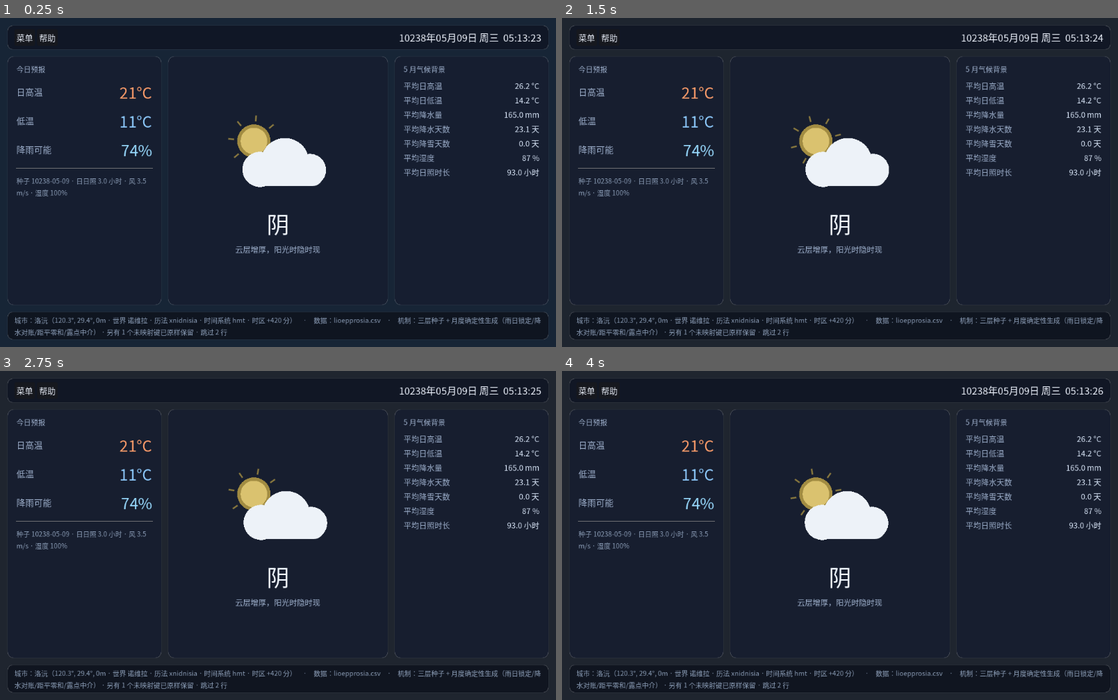
Above: before the commit, frames 1-4 (two rows, left to right).
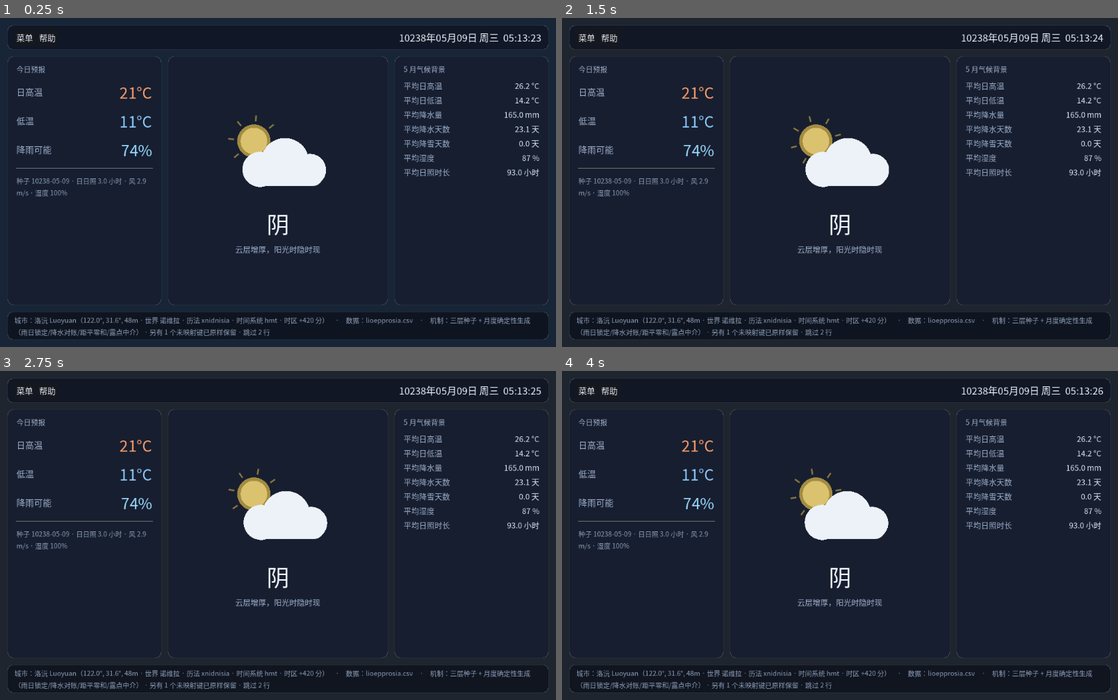
Above: after the commit, the same moments.

Repository: Xlonia/FictForecast
Game: Godot game, scene res://scenes/main.tscn
The game is run twice, just before and just after one commit, with the same random seed, the same clock (stepped at 60 frames per second) and the same inputs.
Inputs (mouse positions are in pixels of both pictures, inside the frame that each line leads up to):
- Up to frame 1 (0.25 s): no input
- Up to frame 2 (1.5 s): tap Enter at 0.5 s; move the mouse to (962, 166) at 0.52 s; click (962, 166) at 0.67 s; drag from (728, 198) to (812, 248) at 1.27 s
- Up to frame 3 (2.75 s): tap Space at 2 s; move the mouse to (333, 463) at 2.02 s; click (333, 463) at 2.17 s
- Up to frame 4 (4 s): tap Enter at 2.75 s; drag from (812, 601) to (673, 486) at 2.77 s; move the mouse to (1006, 584) at 3.52 s; click (1006, 584) at 3.67 s

The runs differ from the first frame. In frame 1, 1.4% of the frame differs, in the area x 2-98%, y 48-97%; in frame 2, 1.4%; in frame 3, 1.4%; in frame 4, 1.4%.

Commit message:
m3.9: 0.0.1classic closing batch - map import, city subtitle lang, map-anchored new cities, single-instance editor lock, Gregorian calendar

Diff:
--- a/Cities/lioepprosia.json
+++ b/Cities/lioepprosia.json
@@ -1,11 +1,14 @@
 {
-	"alti": 0.0,
+	"alti": 48.0,
+	"anchor": "map",
 	"calendar": "xnidnisia",
 	"effects": {},
-	"lati": 29.38,
-	"long": 120.3,
+	"lati": 31.58,
+	"long": 121.95,
+	"map_x": 0.7437,
+	"map_y": 0.3325,
 	"times": "hmt",
-	"timez": 420,
+	"timez": 420.0,
 	"wallpaper": {},
 	"world": "Novera"
 }
--- a/Cities/myksolonia.json
+++ b/Cities/myksolonia.json
@@ -1,11 +1,14 @@
 {
-	"alti": 0.0,
+	"alti": 137.0,
+	"anchor": "latlong",
 	"calendar": "xnidnisia",
 	"effects": {},
 	"lati": 34.61,
 	"long": 114.04,
+	"map_x": 0.0,
+	"map_y": 0.0,
 	"times": "hmt",
-	"timez": 420,
+	"timez": 420.0,
 	"wallpaper": {},
 	"world": "Novera"
 }
--- a/Worlds/Novera.json
+++ b/Worlds/Novera.json
@@ -15,9 +15,11 @@
 	],
 	"day_hours": 24.0,
 	"map": {
-		"center_long": 33.32,
+		"center_long": 34.22,
 		"image": "D:/Hyomumoene/temp/novera_cviduja - 副本.png",
-		"lat_limit": 70.0,
+		"lat_bottom": -70.0,
+		"lat_top": 70.0,
+		"lon_span": 360.0,
 		"projection": "mercator"
 	},
 	"month_smoothing": 0.5,
--- /dev/null
+++ b/scenes/calendar.tscn
@@ -0,0 +1,125 @@
+[gd_scene load_steps=3 format=3]
+
+[ext_resource type="Script" path="res://scripts/calendar_panel.gd" id="1_cal"]
+[ext_resource type="Theme" path="res://theme/main_theme.tres" id="2_theme"]
+
+[node name="Calendar" type="Window"]
+title = "日历"
+size = Vector2i(400, 372)
+visible = false
+unresizable = true
+transient = true
+wrap_controls = true
+theme = ExtResource("2_theme")
+script = ExtResource("1_cal")
+
+[node name="Panel" type="PanelContainer" parent="."]
+layout_mode = 3
+anchors_preset = 15
+anchor_right = 1.0
+anchor_bottom = 1.0
+grow_horizontal = 2
+grow_vertical = 2
+
+[node name="Column" type="VBoxContainer" parent="Panel"]
+custom_minimum_size = Vector2(380, 0)
+layout_mode = 2
+theme_override_constants/separation = 10
+
+[node name="Header" type="HBoxContainer" parent="Panel/Column"]
+layout_mode = 2
+theme_override_constants/separation = 8
+
+[node name="PrevBtn" type="Button" parent="Panel/Column/Header"]
+layout_mode = 2
+tooltip_text = "上一月"
+text = "◀"
+
+[node name="MonthLabel" type="Label" parent="Panel/Column/Header"]
+layout_mode = 2
+size_flags_horizontal = 3
+theme_override_colors/font_color = Color(0.95, 0.97, 1, 1)
+theme_override_font_sizes/font_size = 18
+horizontal_alignment = 1
+text = "—"
+
+[node name="NextBtn" type="Button" parent="Panel/Column/Header"]
+layout_mode = 2
+tooltip_text = "下一月"
+text = "▶"
+
+[node name="WeekRow" type="GridContainer" parent="Panel/Column"]
+layout_mode = 2
+columns = 7
+theme_override_constants/h_separation = 4
+
+[node name="W0" type="Label" parent="Panel/Column/WeekRow"]
+custom_minimum_size = Vector2(50, 0)
+layout_mode = 2
+theme_override_colors/font_color = Color(0.62, 0.69, 0.8, 1)
+horizontal_alignment = 1
+text = "周日"
+
+[node name="W1" type="Label" parent="Panel/Column/WeekRow"]
+custom_minimum_size = Vector2(50, 0)
+layout_mode = 2
+theme_override_colors/font_color = Color(0.62, 0.69, 0.8, 1)
+horizontal_alignment = 1
+text = "周一"
+
+[node name="W2" type="Label" parent="Panel/Column/WeekRow"]
+custom_minimum_size = Vector2(50, 0)
+layout_mode = 2
+theme_override_colors/font_color = Color(0.62, 0.69, 0.8, 1)
+horizontal_alignment = 1
+text = "周二"
+
+[node name="W3" type="Label" parent="Panel/Column/WeekRow"]
+custom_minimum_size = Vector2(50, 0)
+layout_mode = 2
+theme_override_colors/font_color = Color(0.62, 0.69, 0.8, 1)
+horizontal_alignment = 1
+text = "周三"
+
+[node name="W4" type="Label" parent="Panel/Column/WeekRow"]
+custom_minimum_size = Vector2(50, 0)
+layout_mode = 2
+theme_override_colors/font_color = Color(0.62, 0.69, 0.8, 1)
+horizontal_alignment = 1
+text = "周四"
+
+[node name="W5" type="Label" parent="Panel/Column/WeekRow"]
+custom_minimum_size = Vector2(50, 0)
+layout_mode = 2
+theme_override_colors/font_color = Color(0.62, 0.69, 0.8, 1)
+horizontal_alignment = 1
+text = "周五"
+
+[node name="W6" type="Label" parent="Panel/Column/WeekRow"]
+custom_minimum_size = Vector2(50, 0)
+layout_mode = 2
+theme_override_colors/font_color = Color(0.62, 0.69, 0.8, 1)
+horizontal_alignment = 1
+text = "周六"
+
+[node name="DayGrid" type="GridContainer" parent="Panel/Column"]
+layout_mode = 2
+columns = 7
+theme_override_constants/h_separation = 4
+theme_override_constants/v_separation = 4
+
+[node name="Footer" type="HBoxContainer" parent="Panel/Column"]
+layout_mode = 2
+theme_override_constants/separation = 8
+
+[node name="NowBtn" type="Button" parent="Panel/Column/Footer"]
+layout_mode = 2
+text = "回到现在"
+
+[node name="Spacer" type="Control" parent="Panel/Column/Footer"]
+layout_mode = 2
+size_flags_horizontal = 3
+
+[node name="CloseBtn" type="Button" parent="Panel/Column/Footer"]
+layout_mode = 2
+text = "关闭"
--- a/scenes/editor.tscn
+++ b/scenes/editor.tscn
@@ -709,6 +709,12 @@
 layout_mode = 2
 text = "加载参考图…"
 
+[node name="MapImportCheck" type="CheckBox" parent="Root/Column/Tabs/MapTab/MapTop"]
+layout_mode = 2
+tooltip_text = "导入参考图时复制一份到工程目录 Maps/<世界ID>/ 下、并存相对路径——世界文件夹整体拷走即可分享；取消勾选则直接记录原路径"
+button_pressed = true
+text = "导入时复制到工程（Maps/<世界>/）"
+
 [node name="MapCfg" type="HBoxContainer" parent="Root/Column/Tabs/MapTab"]
 layout_mode = 2
 theme_override_constants/separation = 8
--- a/scenes/main.tscn
+++ b/scenes/main.tscn
@@ -4,6 +4,7 @@
 [ext_resource type="Script" path="res://scripts/weather_icon.gd" id="2_icon"]
 [ext_resource type="Theme" path="res://theme/main_theme.tres" id="3_theme"]
 [ext_resource type="PackedScene" path="res://scenes/preferences.tscn" id="4_prefs"]
+[ext_resource type="PackedScene" path="res://scenes/calendar.tscn" id="5_cal"]
 
 [sub_resource type="StyleBoxFlat" id="sb_panel"]
 content_margin_left = 18.0
@@ -253,3 +254,5 @@
 autowrap_mode = 3
 
 [node name="Preferences" parent="." instance=ExtResource("4_prefs")]
+
+[node name="Calendar" parent="." instance=ExtResource("5_cal")]
--- a/scenes/preferences.tscn
+++ b/scenes/preferences.tscn
@@ -16,7 +16,7 @@
 
 [node name="Preferences" type="Window"]
 title = "偏好设置"
-size = Vector2i(458, 372)
+size = Vector2i(458, 414)
 visible = false
 unresizable = true
 transient = true
@@ -89,6 +89,20 @@
 layout_mode = 2
 size_flags_horizontal = 3
 
+[node name="SubRow" type="HBoxContainer" parent="Panel/Column"]
+layout_mode = 2
+theme_override_constants/separation = 10
+
+[node name="SubKey" type="Label" parent="Panel/Column/SubRow"]
+custom_minimum_size = Vector2(180, 0)
+layout_mode = 2
+theme_override_colors/font_color = Color(0.62, 0.69, 0.8, 1)
+text = "城市副标题语言"
+
+[node name="SubPick" type="OptionButton" parent="Panel/Column/SubRow"]
+layout_mode = 2
+size_flags_horizontal = 3
+
 [node name="OpacityRow" type="HBoxContainer" parent="Panel/Column"]
 layout_mode = 2
 theme_override_constants/separation = 10
--- /dev/null
+++ b/scripts/calendar_panel.gd
@@ -0,0 +1,89 @@
+extends Window
+## 日历（公历，0.0.1 收官批复）：月视图网格，点日期跳转——保留当日的时刻，只换日期。
+## 嵌在主窗口内的子窗口（随主程序关闭）。跳转由主界面执行（本窗口只发信号）；
+## “回到现在”同主菜单的「恢复现在」。
+
+signal date_picked(year: int, month: int, day: int)
+signal now_requested
+
+var _year := 2026
+var _month := 1
+var _current := {"year": 0, "month": 0, "day": 0}   # 主界面正在显示的那天（高亮用）
+
+@onready var prev_btn: Button = $Panel/Column/Header/PrevBtn
+@onready var next_btn: Button = $Panel/Column/Header/NextBtn
+@onready var month_label: Label = $Panel/Column/Header/MonthLabel
+@onready var day_grid: GridContainer = $Panel/Column/DayGrid
+@onready var now_btn: Button = $Panel/Column/Footer/NowBtn
+@onready var close_btn: Button = $Panel/Column/Footer/CloseBtn
+
+
+func _ready() -> void:
+	close_btn.pressed.connect(hide)
+	now_btn.pressed.connect(_on_now)
+	prev_btn.pressed.connect(_go_month.bind(-1))
+	next_btn.pressed.connect(_go_month.bind(1))
+
+
+func _unhandled_key_input(event: InputEvent) -> void:
+	if visible and event.is_action_pressed("ui_cancel"):
+		hide()
+
+
+## 打开：current = 主界面正在显示的 {year, month, day}（高亮）。
+func open(current: Dictionary) -> void:
+	_current = current.duplicate()
+	_year = int(current.get("year", 2026))
+	_month = int(current.get("month", 1))
+	_rebuild()
+	if visible:
+		grab_focus()
+	else:
+		popup_centered()
+
+
+func _go_month(delta: int) -> void:
+	_month += delta
+	if _month < 1:
+		_month = 12
+		_year -= 1
+	elif _month > 12:
+		_month = 1
+		_year += 1
+	_rebuild()
+
+
+func _on_now() -> void:
+	now_requested.emit()
+	hide()
+
+
+func _rebuild() -> void:
+	month_label.text = UiText.f("%d 年 %d 月", [_year, _month])
+	for c in day_grid.get_children():
+		day_grid.remove_child(c)
+		c.queue_free()
+	var main := get_parent()  # 主界面控制器：借用它的星期算法（0=周日）
+	var lead := 0
+	if main != null and main.get("_weekday") != null:
+		lead = main._weekday(_year, _month, 1)
+	for i in lead:
+		var pad := Control.new()
+		pad.custom_minimum_size = Vector2(44, 30)
+		day_grid.add_child(pad)
+	var days: int = WeatherEngine._days_in_month(_year, _month)
+	for d in range(1, days + 1):
+		var btn := Button.new()
+		btn.text = str(d)
+		btn.custom_minimum_size = Vector2(44, 30)
+		var is_current: bool = int(_current.get("year", 0)) == _year \
+				and int(_current.get("month", 0)) == _month and int(_current.get("day", 0)) == d
+		if is_current:
+			btn.add_theme_color_override("font_color", Color(1.0, 0.72, 0.3))
+		var day := d
+		btn.pressed.connect(func() -> void:
+			date_picked.emit(_year, _month, day)
+			_current = {"year": _year, "month": _month, "day": day}
+			_rebuild()
+			hide())
+		day_grid.add_child(btn)
--- a/scripts/dev_selftest.gd
+++ b/scripts/dev_selftest.gd
@@ -346,6 +346,21 @@
 	SettingsStore._font_cache.clear()
 	DirAccess.remove_absolute(def_path)
 	SettingsStore.invalidate_localization_cache()
+
+	# —— 17. m3.9 收官：城市锚定迁移 / 单实例锁 ——
+	_check(str(SettingsStore.load_city("__no_such_city__").get("anchor", "")) == "map",
+			"新城市（无文件）默认锚定图上位置（收官批复）")
+	var legacy_path := SettingsStore.CITIES_DIR.path_join("__selftest_city__.json")
+	SettingsStore._save_json(legacy_path, {"world": "Novera", "lati": 1.0, "long": 2.0})  # 旧式：无 anchor
+	_check(str(SettingsStore.load_city("__selftest_city__").get("anchor", "")) == "latlong",
+			"旧城市文件缺 anchor → 迁移为经纬度锁定（不挪老城市）")
+	DirAccess.remove_absolute(legacy_path)
+	_check(str(SettingsStore.PREFS_DEFAULTS.get("city_sub_lang", "")) == "en",
+			"偏好骨架：城市副标题语言默认英语")
+	_check(bool(SettingsStore.PREFS_DEFAULTS.get("map_import_copy", false)),
+			"偏好骨架：参考图导入默认复制进工程")
+	var lock_pid := SettingsStore.editor_lock_pid()
+	_check(lock_pid == 0 or OS.is_process_running(lock_pid), "编辑器锁读取安全（无残留或进程存活）")
 	_finish()
 
 
--- a/scripts/main.gd
+++ b/scripts/main.gd
@@ -20,6 +20,7 @@
 const ID_EDITOR := 103
 const ID_RESUME_NOW := 104
 const ID_PREFS := 105
+const ID_CALENDAR := 106
 const ID_QUIT := 102
 const ID_HELP_GUIDE := 200
 const ID_HELP_ABOUT := 201
@@ -34,9 +35,10 @@
 const MI_RELOAD := 2
 const MI_NEXT_DAY := 3
 const MI_RESUME := 4
-const MI_EDITOR := 5
-const MI_PREFS := 6
-const MI_QUIT := 8
+const MI_CALENDAR := 5
+const MI_EDITOR := 6
+const MI_PREFS := 7
+const MI_QUIT := 9
 
 # 「界面背景不透明度」作用的五个面板
 const PANEL_PATHS := [
@@ -146,6 +148,7 @@
 
 @onready var background: ColorRect = $Background
 @onready var prefs_panel: Window = $Preferences
+@onready var calendar_panel: Window = $Calendar
 @onready var menu_bar: MenuBar = $Margin/Column/TopBar/HBox/MenuBar
 @onready var clock_label: Label = $Margin/Column/TopBar/HBox/Clock
 @onready var high_value: Label = $Margin/Column/Body/StatsPanel/StatsBox/HighRow/HighValue
@@ -188,6 +191,10 @@
 	add_child(_prefs_save_timer)
 	prefs_panel.prefs = prefs
 	prefs_panel.preference_changed.connect(_on_preference_changed)
+	calendar_panel.date_picked.connect(_on_calendar_day_picked)
+	calendar_panel.now_requested.connect(func() -> void:
+		_apply_world_time()
+		_update_clock())
 	# m3 批复小修：启动时容器可能未随字体度量完成重排（面板排开），延迟强制重排
 	await get_tree().process_frame
 	await get_tree().process_frame
@@ -479,6 +486,7 @@
 	main_menu.add_item("", ID_RELOAD)
 	main_menu.add_item("", ID_NEXT_DAY)
 	main_menu.add_item("", ID_RESUME_NOW)
+	main_menu.add_item("", ID_CALENDAR)
 	main_menu.add_item("", ID_EDITOR)
 	main_menu.add_item("", ID_PREFS)
 	main_menu.add_separator()
@@ -503,6 +511,7 @@
 	main_menu.set_item_text(MI_RELOAD, UiText.t("重新加载气候数据"))
 	main_menu.set_item_text(MI_NEXT_DAY, UiText.t("跳到下一日"))
 	main_menu.set_item_text(MI_RESUME, UiText.t("恢复现在"))
+	main_menu.set_item_text(MI_CALENDAR, UiText.t("日历…"))
 	main_menu.set_item_text(MI_EDITOR, UiText.t("设置编辑器"))
 	main_menu.set_item_text(MI_PREFS, UiText.t("偏好设置…"))
 	main_menu.set_item_text(MI_QUIT, UiText.t("退出"))
@@ -556,6 +565,8 @@
 		ID_RESUME_NOW:
 			_apply_world_time()
 			_update_clock()
+		ID_CALENDAR:
+			calendar_panel.open(sim_date.duplicate())
 		ID_EDITOR:
 			_open_settings_editor()
 		ID_PREFS:
@@ -642,15 +653,42 @@
 
 
 ## 城市显示名：按「城市名称语言」读 Localization/<语言>.yaml，缺失回退 zh，再回退文件名。
+## 「城市副标题语言」留空以外时在主名后面补小字副名（同名 / 同语言 / 缺译文时不补）。
 func _city_label(id: String) -> String:
 	var n := SettingsStore.city_display_name(id, str(prefs.get("city_name_lang", "zh")))
-	return n if not n.is_empty() else id.capitalize()
+	if n.is_empty():
+		n = id.capitalize()
+	var sub := _city_sub_label(id, n)
+	return n if sub.is_empty() else "%s %s" % [n, sub]
+
+
+func _city_sub_label(id: String, main_name: String) -> String:
+	var lang := str(prefs.get("city_sub_lang", "en"))
+	if lang.is_empty() or lang == str(prefs.get("city_name_lang", "zh")):
+		return ""
+	var s := SettingsStore.city_display_name(id, lang)
+	return s if not s.is_empty() and s != main_name else ""
 
 
 # —— 偏好设置（非独立窗口：嵌入主窗口的子窗口 scenes/preferences.tscn）——
 
 func _open_preferences() -> void:
 	prefs_panel.open()
+
+
+## 日历跳转：换算目标日期与现实锚定日期的秒差加到世界时钟上——当日的时刻（几点几分）保持不变。
+func _on_calendar_day_picked(year: int, month: int, day: int) -> void:
+	var cur := Time.get_unix_time_from_datetime_dict({
+		"year": int(sim_date.year), "month": int(sim_date.month), "day": int(sim_date.day),
+		"hour": 0, "minute": 0, "second": 0,
+	})
+	var tgt := Time.get_unix_time_from_datetime_dict({
+		"year": year, "month": month, "day": day,
+		"hour": 0, "minute": 0, "second": 0,
+	})
+	sim_unix += float(tgt - cur)
+	_sync_date_from_clock()
+	_update_clock()
 
 
 func _on_preference_changed(key: String) -> void:
@@ -673,6 +711,11 @@
 			_rebuild_city_menu()
 			_refresh_day()
 			_save_prefs()
+		"city_sub_lang":
+			SettingsStore.invalidate_localization_cache()
+			_rebuild_city_menu()
+			_refresh_day()
+			_save_prefs()
 		"panel_opacity":
 			_apply_panel_opacity()
 			_prefs_save_timer.start()
--- a/scripts/preferences_panel.gd
+++ b/scripts/preferences_panel.gd
@@ -12,6 +12,7 @@
 @onready var city_pick: OptionButton = $Panel/Column/CityRow/CityPick
 @onready var ui_pick: OptionButton = $Panel/Column/UiRow/UiPick
 @onready var lang_pick: OptionButton = $Panel/Column/LangRow/LangPick
+@onready var sub_pick: OptionButton = $Panel/Column/SubRow/SubPick
 @onready var opacity_slider: HSlider = $Panel/Column/OpacityRow/OpacitySlider
 @onready var opacity_value: Label = $Panel/Column/OpacityRow/OpacityValue
 @onready var close_btn: Button = $Panel/Column/Buttons/CloseBtn
@@ -22,6 +23,7 @@
 	city_pick.item_selected.connect(_on_city_picked)
 	ui_pick.item_selected.connect(_on_ui_picked)
 	lang_pick.item_selected.connect(_on_lang_picked)
+	sub_pick.item_selected.connect(_on_sub_picked)
 	opacity_slider.value_changed.connect(_on_opacity_changed)
 
 
@@ -52,6 +54,7 @@
 
 	_fill_lang_pick(ui_pick, str(prefs.get("ui_lang", "zh")))
 	_fill_lang_pick(lang_pick, name_lang)
+	_fill_sub_pick(str(prefs.get("city_sub_lang", "en")))
 
 	opacity_slider.set_value_no_signal(float(prefs.get("panel_opacity", 0.9)))
 	_show_opacity()
@@ -70,6 +73,22 @@
 		pick.add_item(UiText.f("%s（%s）", [disp, lang]) if disp != lang else lang, 0)
 		pick.set_item_metadata(pick.item_count - 1, lang)
 	_select(pick, current_lang)
+
+
+## 副标题语言下拉框：首项“不显示”（留空），其余为语言。
+func _fill_sub_pick(current_lang: String) -> void:
+	sub_pick.clear()
+	sub_pick.add_item(UiText.t("（不显示）"), 0)
+	sub_pick.set_item_metadata(0, "")
+	var langs := SettingsStore.list_languages()
+	if not current_lang.is_empty() and not langs.has(current_lang):
+		langs.append(current_lang)
+	langs.sort()
+	for lang in langs:
+		var disp := SettingsStore.language_display_name(lang)
+		sub_pick.add_item(UiText.f("%s（%s）", [disp, lang]) if disp != lang else lang, 0)
+		sub_pick.set_item_metadata(sub_pick.item_count - 1, lang)
+	_select(sub_pick, current_lang)
 
 
 func _select(pick: OptionButton, meta: String) -> void:
@@ -110,6 +129,11 @@
 	_sync()  # 偏好城市下拉框里的名字要换成新语言
 
 
+func _on_sub_picked(index: int) -> void:
+	prefs["city_sub_lang"] = str(sub_pick.get_item_metadata(index))
+	preference_changed.emit("city_sub_lang")
+
+
 func _on_opacity_changed(v: float) -> void:
 	prefs["panel_opacity"] = v
 	_show_opacity()
--- a/scripts/settings_editor.gd
+++ b/scripts/settings_editor.gd
@@ -93,6 +93,7 @@
 @onready var map_world_pick: OptionButton = $Root/Column/Tabs/MapTab/MapTop/MapWorldPick
 @onready var map_city_pick: OptionButton = $Root/Column/Tabs/MapTab/MapTop/MapCityPick
 @onready var map_load_btn: Button = $Root/Column/Tabs/MapTab/MapTop/MapLoadBtn
+@onready var map_import_check: CheckBox = $Root/Column/Tabs/MapTab/MapTop/MapImportCheck
 @onready var map_proj_pick: OptionButton = $Root/Column/Tabs/MapTab/MapCfg/MapProjPick
 @onready var map_lat_top_spin: SpinBox = $Root/Column/Tabs/MapTab/MapCfg/MapLatTopSpin
 @onready var map_lat_bottom_spin: SpinBox = $Root/Column/Tabs/MapTab/MapCfg/MapLatBottomSpin
@@ -108,6 +109,9 @@
 var map_texture: Texture2D = null
 var map_city_id := ""
 var _map_tex_path := ""      # 已加载的参考图路径（路径没变就不重复读盘）
+var _map_import_copy := true # 导入参考图时复制到工程 Maps/<世界>/（软件偏好，分享包友好）
+var _lock_owned := false     # 单实例锁归本进程持有（退出时释放）
+var _lock_dialog: AcceptDialog
 var _map_cities := {}        # 当前世界下的城市：id → 磁盘数据（_refresh_map_cities 时刷新）
 var _map_syncing := false    # 控件回填期间屏蔽 value_changed 回写
 var _map_dialog: FileDialog
@@ -191,6 +195,23 @@
 
 func _ready() -> void:
 	SettingsStore.ensure_defaults()
+	# 单实例锁（0.0.1 收官批复）：已有别的编辑器进程在跑 → 提示后退出
+	if not SettingsStore.acquire_editor_lock():
+		_lock_owned = false
+		get_window().title = UiText.t("设置编辑器 · 幻想气象局")
+		_lock_dialog = AcceptDialog.new()
+		_lock_dialog.title = UiText.t("设置编辑器")
+		_lock_dialog.dialog_text = UiText.t("设置编辑器已在运行（独立窗口）")
+		_lock_dialog.ok_button_text = UiText.t("确定")
+		_lock_dialog.confirmed.connect(func() -> void: get_tree().quit(0))
+		add_child(_lock_dialog)
+		_lock_dialog.popup_centered.call_deferred()
+		var auto_quit := get_tree().create_timer(10.0)
+		auto_quit.timeout.connect(func() -> void:
+			if is_instance_valid(_lock_dialog):
+				get_tree().quit(0))
+		return
+	_lock_owned = true
 	# 界面语言跟随软件偏好：先登记场景里的静态文字（必须早于任何代码改写它们），再换成当前语言
 	_prefs_ui_lang = str(SettingsStore.load_preferences().get("ui_lang", "zh"))
 	UiText.set_language(_prefs_ui_lang)
@@ -1515,6 +1536,11 @@
 
 # ———————— 界面语言 ————————
 
+func _exit_tree() -> void:
+	if _lock_owned:
+		SettingsStore.release_editor_lock()
+
+
 func _notification(what: int) -> void:
 	if what == NOTIFICATION_APPLICATION_FOCUS_IN:
 		_sync_ui_language_from_disk()
@@ -1976,6 +2002,8 @@
 func _build_map_tab() -> void:
 	_fill_map_projection_pick()
 	_sync_map_controls()
+	_map_import_copy = bool(SettingsStore.load_preferences().get("map_import_copy", true))
+	map_import_check.set_pressed_no_signal(_map_import_copy)
 	_map_dialog = FileDialog.new()
 	_map_dialog.file_mode = FileDialog.FILE_MODE_OPEN_FILE  # 选已有的图片（默认是保存模式，按钮会变成 Save）
 	_map_dialog.access = FileDialog.ACCESS_FILESYSTEM
@@ -1984,6 +2012,7 @@
 			UiText.t("*.jpg ; JPEG 图片"), UiText.t("*.webp ; WebP 图片")])
 	_map_dialog.file_selected.connect(_on_map_file)
 	add_child(_map_dialog)
+	map_import_check.toggled.connect(_on_map_import_toggled)
 	_font_dialog = FileDialog.new()
 	_font_dialog.file_mode = FileDialog.FILE_MODE_OPEN_FILE
 	_font_dialog.access = FileDialog.ACCESS_FILESYSTEM
@@ -2078,7 +2107,9 @@
 	map_texture = null
 	if path.is_empty():
 		return
-	var img := Image.load_from_file(path)
+	# res:// 相对路径（导入复制的图）也能加载
+	var abs_path := ProjectSettings.globalize_path(path) if not path.is_absolute_path() else path
+	var img := Image.load_from_file(abs_path)
 	if img == null or img.is_empty():
 		_set_status(UiText.f("参考图加载失败：%s", [path]))
 		return
@@ -2123,6 +2154,14 @@
 	_map_dialog.popup_centered(Vector2i(820, 560))
 
 
+## 「导入时复制到工程」：偏好持久化（随改随存）。
+func _on_map_import_toggled(pressed: bool) -> void:
+	_map_import_copy = pressed
+	var p := SettingsStore.load_preferences()
+	p["map_import_copy"] = pressed
+	SettingsStore.save_preferences(p)
+
+
 func _on_map_file(path: String) -> void:
 	if current_world_id.is_empty():
 		_set_status(UiText.t("请先选择世界——参考图挂在世界上"))
@@ -2131,7 +2170,19 @@
 	if img == null or img.is_empty():
 		_set_status(UiText.f("参考图加载失败：%s", [path]))
 		return
-	_map_cfg()["image"] = path
+	# 导入设置（收官批复）：复制一份进工程 Maps/<世界ID>/，存相对路径——世界文件夹整体拷走即可分享
+	var stored := path
+	if _map_import_copy:
+		var dir := ProjectSettings.globalize_path("res://Maps").path_join(current_world_id)
+		DirAccess.make_dir_recursive_absolute(dir)
+		var dst := dir.path_join(path.get_file())
+		if path == dst:
+			stored = path  # 选的本来就是工程里的这份
+		elif DirAccess.copy_absolute(path, dst) == OK:
+			stored = "res://Maps/%s/%s" % [current_world_id, path.get_file()]
+		else:
+			_set_status(UiText.t("参考图复制到工程失败，改用原路径"))
+	_map_cfg()["image"] = stored
 	_reset_map_view()
 	_sync_map_controls()
 	_set_status(UiText.f("参考图已加载（%d×%d）——点击或拖动给选中城市定点；图片路径与经纬范围用「保存当前页」落盘", [
--- a/scripts/settings_store.gd
+++ b/scripts/settings_store.gd
@@ -44,8 +44,13 @@
 	"last_city": "",          # 上次展示的城市 ID（程序自动记录，启动时用它回填）
 	"ui_lang": "zh",          # 界面语言：读 Localization/<语言>.yaml 的 ui 组，缺译文回退中文原文
 	"city_name_lang": "zh",   # 城市名称语言：读 Localization/<语言>.yaml 的 cities 组，缺条目回退 zh
+	"city_sub_lang": "en",    # 城市副标题语言：主名旁边的小字；留空 = 不显示（0.0.1 收官批复：默认英语）
+	"map_import_copy": true,  # 导入参考图时复制到工程 Maps/<世界>/（世界文件夹整体拷走即可分享）
 	"panel_opacity": 0.9,     # 界面背景不透明度 0..1（1 = 完全不透明）
 }
+
+const ANCHOR_LATLONG := "latlong"  # 经纬度为准：图上位置随地图配置移动
+const ANCHOR_MAP := "map"          # 图上位置为准：经纬度由地图配置换算（新城市默认）
 
 const CITY_DEFAULTS := {
 	"world": "",
@@ -57,13 +62,16 @@
 	"calendar": "",  # 引用世界 base_dates 的 id；非法/空 → 公历
 	"wallpaper": {}, # { 系列id: [路径, …] }
 	"effects": {},   # { 系列id: [标识, …] }
-	# 坐标锚定方式（m3.8 批复）：
+	# 坐标锚定方式（m3.8 / 收官批复：新城市默认锚定图上位置——拖到哪就是哪）：
 	#   latlong = 经纬度为准（输入框锁定）——在图上的位置随世界地图配置移动
 	#   map     = 参考图上的位置为准——调整 0° 经线 / 赤道 / 投影时城市不跑位，经纬度由地图配置换算
-	"anchor": "latlong",
+	"anchor": "map",
 	"map_x": 0.0,    # anchor=map：城市在参考图上的归一化位置（0..1，左上为原点）
 	"map_y": 0.0,
 }
+
+## 编辑器单实例锁（0.0.1 收官批复）：文件里记 PID；进程死了锁自动作废。
+const EDITOR_LOCK_FILE := "user://editor.lock"
 
 ## 语言定义（《幻想气象局.md》「自定义语言」：“一个加载字体的 json”）。文件：Localization/<语言代码>.json。
 const LANG_DEF_DEFAULTS := {
@@ -147,11 +155,53 @@
 
 
 static func load_city(id: String) -> Dictionary:
-	return _load_json(CITIES_DIR.path_join(id + ".json"), CITY_DEFAULTS)
+	var path := CITIES_DIR.path_join(id + ".json")
+	var out := _load_json(path, CITY_DEFAULTS)
+	# 迁移：m3.8 之前的城市文件没有 anchor 字段——**旧文件**按“经纬度为准”理解（用户当年填的
+	# 经纬度就是数据本体）；只有**没有文件的新城市**才用新默认（锚定图上位置，收官批复）。
+	if FileAccess.file_exists(path):
+		var f := FileAccess.open(path, FileAccess.READ)
+		var parsed = JSON.parse_string(f.get_as_text()) if f != null else null
+		if typeof(parsed) == TYPE_DICTIONARY and not parsed.has("anchor"):
+			out["anchor"] = ANCHOR_LATLONG
+	return out
 
 
 static func save_city(id: String, data: Dictionary) -> Error:
 	return _save_json(CITIES_DIR.path_join(id + ".json"), data)
+
+
+# ———————— 编辑器单实例锁 ————————
+
+## 还活着的编辑器实例 PID（没有 / 进程已死返回 0）。
+static func editor_lock_pid() -> int:
+	if not FileAccess.file_exists(EDITOR_LOCK_FILE):
+		return 0
+	var f := FileAccess.open(EDITOR_LOCK_FILE, FileAccess.READ)
+	var pid := int(f.get_as_text().strip_edges().to_int()) if f != null else 0
+	if pid <= 0 or not OS.is_process_running(pid):
+		return 0  # 崩溃残留：锁自动作废
+	return pid
+
+
+## 抢锁；已被别的进程持有返回 false（同进程重复实例化——测试场景——放行）。
+static func acquire_editor_lock() -> bool:
+	var pid := editor_lock_pid()
+	if pid == OS.get_process_id():
+		return true
+	if pid > 0:
+		return false
+	var f := FileAccess.open(EDITOR_LOCK_FILE, FileAccess.WRITE)
+	if f == null:
+		return true  # 锁写不了就别挡着人用编辑器
+	f.store_string(str(OS.get_process_id()))
+	return true
+
+
+## 释放自己持有的锁（崩溃后残留的锁由下次启动的 editor_lock_pid 作废）。
+static func release_editor_lock() -> void:
+	if editor_lock_pid() == OS.get_process_id() and FileAccess.file_exists(EDITOR_LOCK_FILE):
+		DirAccess.remove_absolute(EDITOR_LOCK_FILE)
 
 
 ## 气候现象模板（挂在世界上；城市只能被影响，不参与现象的种子——批复口径）。
Not shown, changed: Localization/en.yaml
Not shown, changed: Localization/ja.yaml
